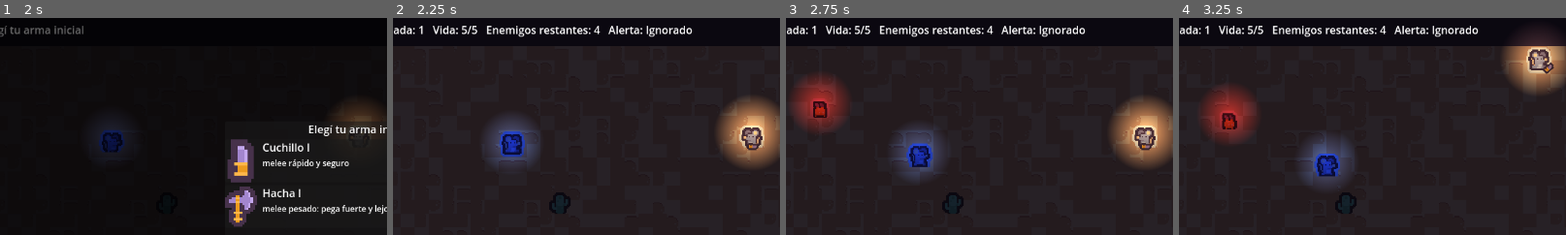
Above: before the commit, frames 1-4 (left to right).
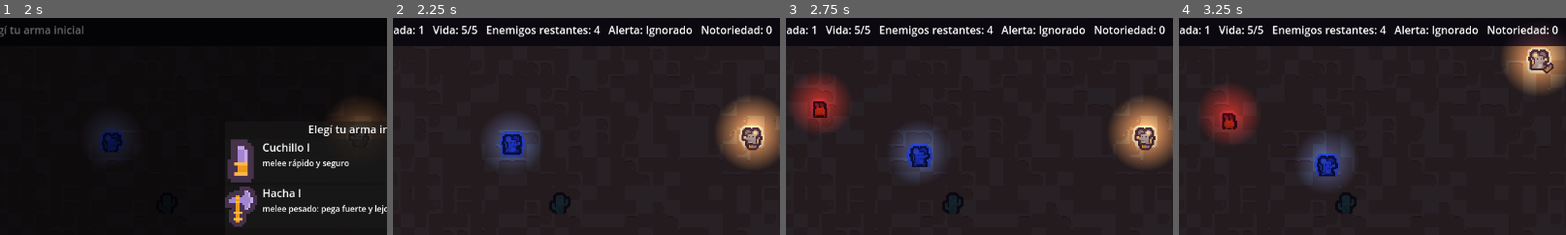
Above: after the commit, the same moments.

Repository: ksanch3x/Justiciero
Game: Godot game, scene res://scenes/Main.tscn
Same seed, same stepped clock (60 frames per second), same inputs: the game is played once before the commit and once after it.
Inputs (mouse positions are % of the whole screen's width and height, from its top left):
- Up to frame 1 (2 s): tap Enter at 0.5 s; move the mouse to (45, 70) at 0.52 s; hold W (move_up) 0.53-1.25 s; tap Space (dash) at 0.6 s; click (50, 54) at 1.25 s
- Up to frame 2 (2.25 s): click (50, 34) at 2.02 s
- Up to frame 3 (2.75 s): no input
- Up to frame 4 (3.25 s): move the mouse to (80, 65) at 2.77 s; hold W (move_up) from 2.78 s (still down); click (80, 65) at 2.85 s
The pictures show only the part of the screen within x 4-54%, y 2-51%; the shares and areas given below are measured in that part.

Frame 1 is identical in both runs. In frame 2, 0.4% of the frame differs, in the area x 79-98%, y 3-8%; in frame 3, 0.4%; in frame 4, 0.4%.

Commit message:
Notoriedad persistente (GDD 2.5): SaveManager autoload
Sube 1 por policía muerto (guardado real vía ConfigFile en
user://justiciero_save.cfg, sobrevive entre ejecuciones), techo provisorio
de 20 mientras el GDD deja los tiers reales pendientes. FactionManager.reset()
usa Notoriedad como piso del medidor de Alerta al empezar cada corrida
nueva — el mundo arranca más caliente si mataste policías antes. Sin
mecanismo de reducción en el Hub todavía (tampoco definido en el GDD).

Diff:
--- a/prototypes/combat-topdown/project.godot
+++ b/prototypes/combat-topdown/project.godot
@@ -14,6 +14,7 @@
 
 Fx="*res://scripts/Fx.gd"
 FactionManager="*res://scripts/FactionManager.gd"
+SaveManager="*res://scripts/SaveManager.gd"
 
 [input]
 
--- a/prototypes/combat-topdown/scripts/FactionManager.gd
+++ b/prototypes/combat-topdown/scripts/FactionManager.gd
@@ -68,15 +68,18 @@
 		level = new_level
 		level_changed.emit(level, old_level)
 
-## Reinicia el medidor a 0 — llamar al empezar una incursión nueva (el
-## Nivel de Alerta es por misión, GDD 2.2, no persiste como Notoriedad).
+## Cuánto sube el piso del medidor por cada punto de Notoriedad acumulada
+## (GDD 2.5: "sube el nivel base de Alerta... en incursiones futuras").
+const NOTORIETY_METER_FACTOR: float = 1.5
+
+## Reinicia el medidor al piso que corresponde por Notoriedad persistente
+## (0 si nunca mataste un policía) — llamar al empezar una incursión nueva.
+## El Nivel de Alerta en sí sigue siendo por misión (GDD 2.2); lo único que
+## Notoriedad cambia es dónde arranca ese medidor, no si persiste.
 func reset() -> void:
-	meter = 0.0
+	meter = min(100.0, float(SaveManager.notoriety) * NOTORIETY_METER_FACTOR)
 	_hold_timer = 0.0
-	if level != AlertLevel.IGNORED:
-		var old_level: int = level
-		level = AlertLevel.IGNORED
-		level_changed.emit(level, old_level)
+	_recompute_level()
 
 func level_name() -> String:
 	return LEVEL_NAMES[level]
--- a/prototypes/combat-topdown/scripts/Main.gd
+++ b/prototypes/combat-topdown/scripts/Main.gd
@@ -242,6 +242,10 @@
 ## para esta primera versión.
 func _spawn_police() -> void:
 	var police := police_scene.instantiate()
+	# GDD 2.5: matar policías sube la Notoriedad persistente (a diferencia
+	# del Nivel de Alerta de FactionManager, que es por misión). Sin
+	# no-letal implementado todavía (GDD 2.3), cualquier muerte cuenta.
+	police.died.connect(SaveManager.add_police_kill)
 	add_child(police)
 	police.global_position = Vector2(-350, -260)
 
@@ -498,11 +502,13 @@
 		else:
 			ammo_text = "   Munición: %d/%d" % [_player.current_ammo, _player.current_mag_size]
 
-	# Nivel de Alerta a la vista mientras no hay policía real que reaccione
-	# (ver FactionManager.gd) — permite probar que sube/decae bien.
+	# Nivel de Alerta (por misión) + Notoriedad (persistente entre
+	# corridas, GDD 2.5) — visibles para poder probar que ambas se
+	# comportan bien mientras todavía no hay UI de Hub que las muestre.
 	var alert_text: String = "   Alerta: %s" % FactionManager.level_name()
-
-	_hud.text = "Oleada: %d   Vida: %d/%d   Enemigos restantes: %d%s%s" % [wave_number, hp, max_hp, alive_or_pending, ammo_text, alert_text]
+	var notoriety_text: String = "   Notoriedad: %d" % SaveManager.notoriety
+
+	_hud.text = "Oleada: %d   Vida: %d/%d   Enemigos restantes: %d%s%s%s" % [wave_number, hp, max_hp, alive_or_pending, ammo_text, alert_text, notoriety_text]
 
 # ---------------------------------------------------------------------------
 # UI kit del pack (barra de vida del jefe, menú principal) — ver STATUS.md
--- /dev/null
+++ b/prototypes/combat-topdown/scripts/SaveManager.gd
@@ -0,0 +1,55 @@
+extends Node
+
+## Autoload — GDD (games/justiciero/GDD.md) sección 2.5 y 5.2: Notoriedad,
+## la stat que SÍ persiste entre corridas (a diferencia del Nivel de Alerta
+## de FactionManager.gd, que es por misión y se resetea siempre). Sube
+## cuando el jugador mata policías — noquear no la sube, pero no hay
+## sistema no-letal implementado todavía (GDD 2.3, pendiente), así que por
+## ahora CUALQUIER muerte de un Police.gd cuenta como "matar".
+##
+## Solo Notoriedad por ahora — Reputación (GDD 2.4, financia el Árbol de
+## Habilidades permanente) y el resto del guardado quedan para cuando
+## exista el Árbol de verdad, no tiene sentido persistir un stat sin nada
+## que lo lea todavía.
+##
+## Mecanismo de reducción en el Hub (GDD 2.5) sigue [Pendiente] en el GDD
+## mismo — no implementado acá tampoco, esta es solo la mitad "sube y
+## persiste" del sistema.
+
+const SAVE_PATH: String = "user://justiciero_save.cfg"
+const SECTION: String = "progress"
+const KEY_NOTORIETY: String = "notoriety"
+
+## Cuánto sube la Notoriedad por cada policía muerto por el jugador.
+const NOTORIETY_PER_POLICE_KILL: int = 1
+## Techo simple para que no crezca sin límite mientras no haya UI/tiers
+## definidos (GDD 2.5 lo deja [Pendiente] explícitamente) — valor
+## provisorio, fácil de subir/quitar cuando se definan los tiers reales.
+const NOTORIETY_CAP: int = 20
+
+var notoriety: int = 0
+
+signal notoriety_changed(new_value: int)
+
+func _ready() -> void:
+	_load_data()
+
+func add_police_kill() -> void:
+	notoriety = min(NOTORIETY_CAP, notoriety + NOTORIETY_PER_POLICE_KILL)
+	_save_data()
+	notoriety_changed.emit(notoriety)
+
+func _load_data() -> void:
+	var cfg := ConfigFile.new()
+	# ERR_FILE_NOT_FOUND es esperado la primera vez que corre el juego —
+	# no es un error real, `notoriety` ya arranca en 0 por defecto.
+	if cfg.load(SAVE_PATH) == OK:
+		notoriety = int(cfg.get_value(SECTION, KEY_NOTORIETY, 0))
+
+func _save_data() -> void:
+	var cfg := ConfigFile.new()
+	# Recarga antes de guardar para no pisar otras claves que el futuro
+	# guardado de Reputación/Árbol vaya a agregar a este mismo archivo.
+	cfg.load(SAVE_PATH)
+	cfg.set_value(SECTION, KEY_NOTORIETY, notoriety)
+	cfg.save(SAVE_PATH)
Not shown, changed: prototypes/combat-topdown/STATUS.md
